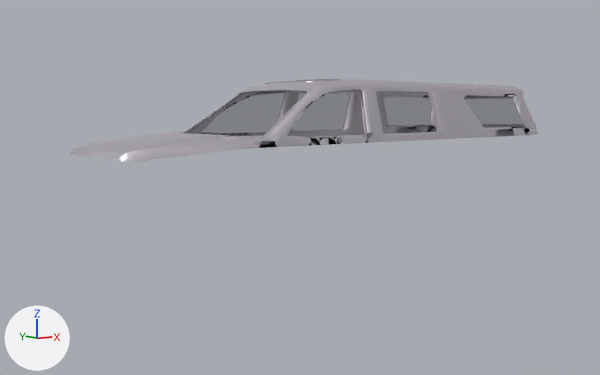
Two versions of the Blender file 2019_2020/space_force_trailer/assets/jsflycar/new cadillac escalade.blend, one commit apart.
One viewpoint serves both versions: a 50 mm camera at (-5.52, -7.02, 0.61) aimed at (-0.24, 0.15, -0.23). Arrows for +X, +Y and +Z are at lower left; the lights stay in place.
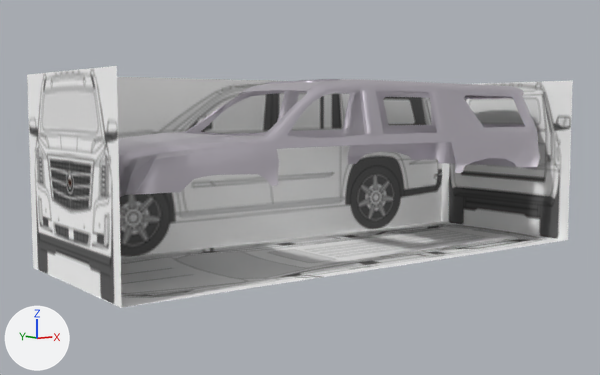
Pixel boxes (x1, y1, x2, y2) of what changed, in the pictures (600 x 375 px):
'side view', shown
    after: (27, 75, 442, 258)
'Plane', reshaped
    before: (69, 79, 538, 162)
    after: (118, 79, 540, 197)
'front view', shown
    after: (28, 66, 122, 308)
'top view', shown
    after: (37, 221, 566, 308)
'back view', shown
    after: (441, 81, 573, 240)
part 1 of me_plane, built on
    before: (69, 85, 538, 162)
    after: (119, 85, 540, 197)

The change in detail:
me_plane is used by ob_plane; location (0.0, 0.0, 0.0); scale (0.378, 0.378, 0.378).
me_plane had 461 vertices, 373 faces and spanned x -7.23..7.19, y -2.13..0.0, z 0.47..2.44.
me_plane now has 610 vertices, 494 faces, 2 loose edges and spans x -7.5..7.3, y -2.38..0.0, z -0.7..2.44.
Part 1, on me_plane:
51 vertices are removed from x -6.88..6.69, y -2.13..-1.68, z 0.47..2.12.
72 faces are deleted.
34 vertices move from x -2.44..6.37, y -2.13..0.0, z 0.72..2.38 to x -2.41..6.37, y -2.22..0.0, z 0.67..2.38.
193 vertices are added at x -7.5..7.3, y -2.38..0.0, z -0.7..2.12.
7 new vertices lie (0.0, 0.07, 0.3) away from vertices in x -6.35..-3.91, y -2.28..-2.27, z 0.23..0.35.
2 loose edges are added.
191 new faces join them, smooth.
2 new faces join them.
Object 'side view' (ob_side_view) is now shown.
Object 'front view' (ob_front_view) is now shown.
Object 'back view' (ob_back_view) is now shown.
Object 'top view' (ob_top_view) is now shown.
